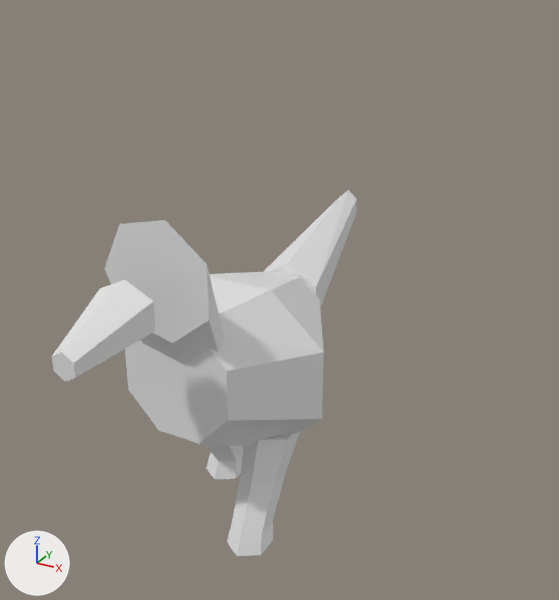
The OBJ model data/animals/cardeal/walk/6.obj as it was, and as the next commit left it.
One viewpoint serves both versions: a camera (50 mm lens) standing at (0.367, -0.579, 0.536) and looking at (0.025, 0.044, 0.224). Every picture has the same lights, and +X, +Y and +Z are marked at lower left. The older version comes first. Where no turn or scale is listed for an object, it has been applied to the vertices.

Before the edit, the objects in view are built like this:
```python
me_cardeal_walk_6 = bpy.data.meshes.new('cardeal_walk_6')
me_cardeal_walk_6.from_pydata(...)  # 122 vertices, 220 faces; spans x -0.096..0.096, y -0.224..0.306, z 0.0..0.35
ob_cardeal_walk_6 = bpy.data.objects.new('cardeal_walk_6', me_cardeal_walk_6)
ob_cardeal_walk_6.location = (0.0, 0.0, 0.0)
```
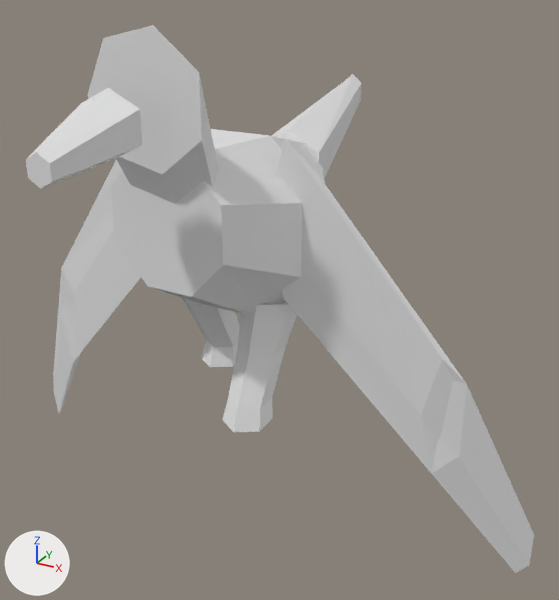
Pixel boxes [x1, y1, x2, y2] of what changed, in the pictures (559 x 600 px; the box of a moved part takes in the faces that stretch with it):
'cardeal_walk_6', reshaped (66% wider, 50% taller): before [52, 190, 357, 556]; after [26, 25, 534, 573]
part 1 of me_cardeal_walk_6, moved or reshaped: before [125, 271, 324, 446]; after [110, 129, 325, 314]
part 2 of me_cardeal_walk_6, moved or reshaped: before [206, 444, 243, 479]; after [182, 298, 240, 367]
part 3 of me_cardeal_walk_6, moved or reshaped: before [227, 432, 300, 556]; after [222, 301, 297, 432]
part 4 of me_cardeal_walk_6, moved or reshaped: before [105, 220, 224, 364]; after [87, 25, 219, 204]
part 5 of me_cardeal_walk_6, moved or reshaped: before [52, 280, 156, 382]; after [26, 88, 143, 189]
part 6 of me_cardeal_walk_6, moved or reshaped: before [263, 190, 357, 308]; after [271, 74, 361, 179]
part 7 of me_cardeal_walk_6, added: after [53, 160, 141, 414]
part 8 of me_cardeal_walk_6, added: after [276, 138, 534, 573]

The change in detail:
me_cardeal_walk_6 is used by ob_cardeal_walk_6; location (0.0, 0.0, 0.0).
me_cardeal_walk_6 had 122 vertices, 220 faces and spanned x -0.096..0.096, y -0.224..0.306, z 0.0..0.35.
me_cardeal_walk_6 now has 156 vertices, 280 faces and spans x -0.3..0.299, y -0.224..0.306, z 0.0..0.493.
me_cardeal_walk_6 part 1: the loose piece of 26 vertices spanning x -0.096..0.096, y -0.101..0.11, z 0.08..0.255 is moved by (0.0, 0.0, 0.143).
me_cardeal_walk_6 part 2: the loose piece of 26 vertices spanning x -0.067..-0.019, y -0.032..0.068, z 0.0..0.109 is moved by (0.0, 0.0, 0.143).
me_cardeal_walk_6 part 3: the loose piece of 26 vertices spanning x 0.019..0.067, y -0.076..0.032, z 0.0..0.109 is moved by (0.0, 0.0, 0.143).
me_cardeal_walk_6 part 4: the loose piece of 16 vertices spanning x -0.056..0.048, y -0.115..-0.079, z 0.174..0.35 is moved by (0.0, 0.0, 0.143).
me_cardeal_walk_6 part 5: the loose piece of 14 vertices spanning x -0.028..0.025, y -0.224..-0.154, z 0.256..0.311 is moved by (0.0, 0.0, 0.143).
me_cardeal_walk_6 part 6: the loose piece of 14 vertices spanning x -0.035..0.035, y 0.106..0.306, z 0.157..0.267 is moved by (0.0, 0.0, 0.143).
me_cardeal_walk_6 part 7: a new loose piece of 17 vertices spanning x -0.3..-0.057, y -0.03..0.036, z 0.0..0.404.
me_cardeal_walk_6 part 8: a new loose piece of 17 vertices spanning x 0.052..0.299, y -0.031..0.036, z 0.0..0.404.
